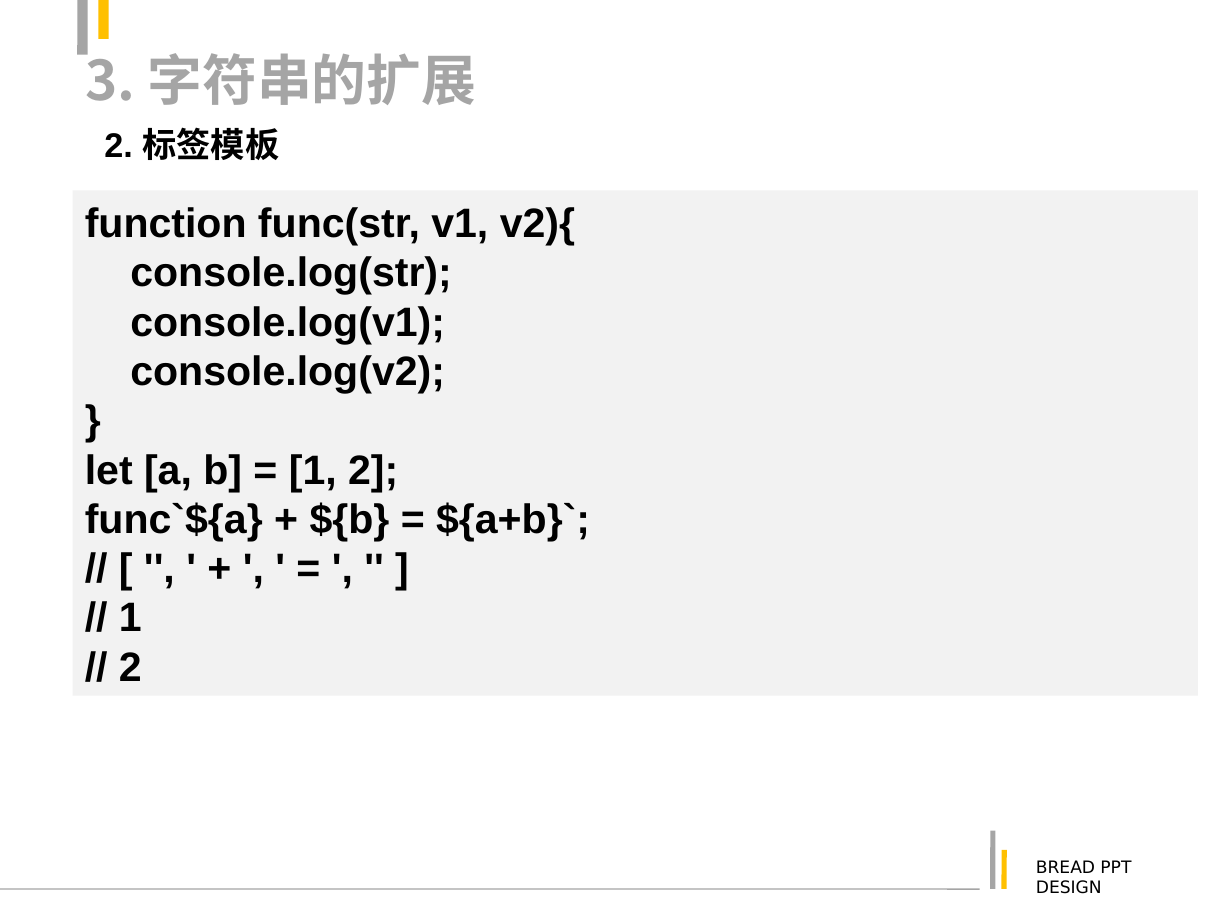
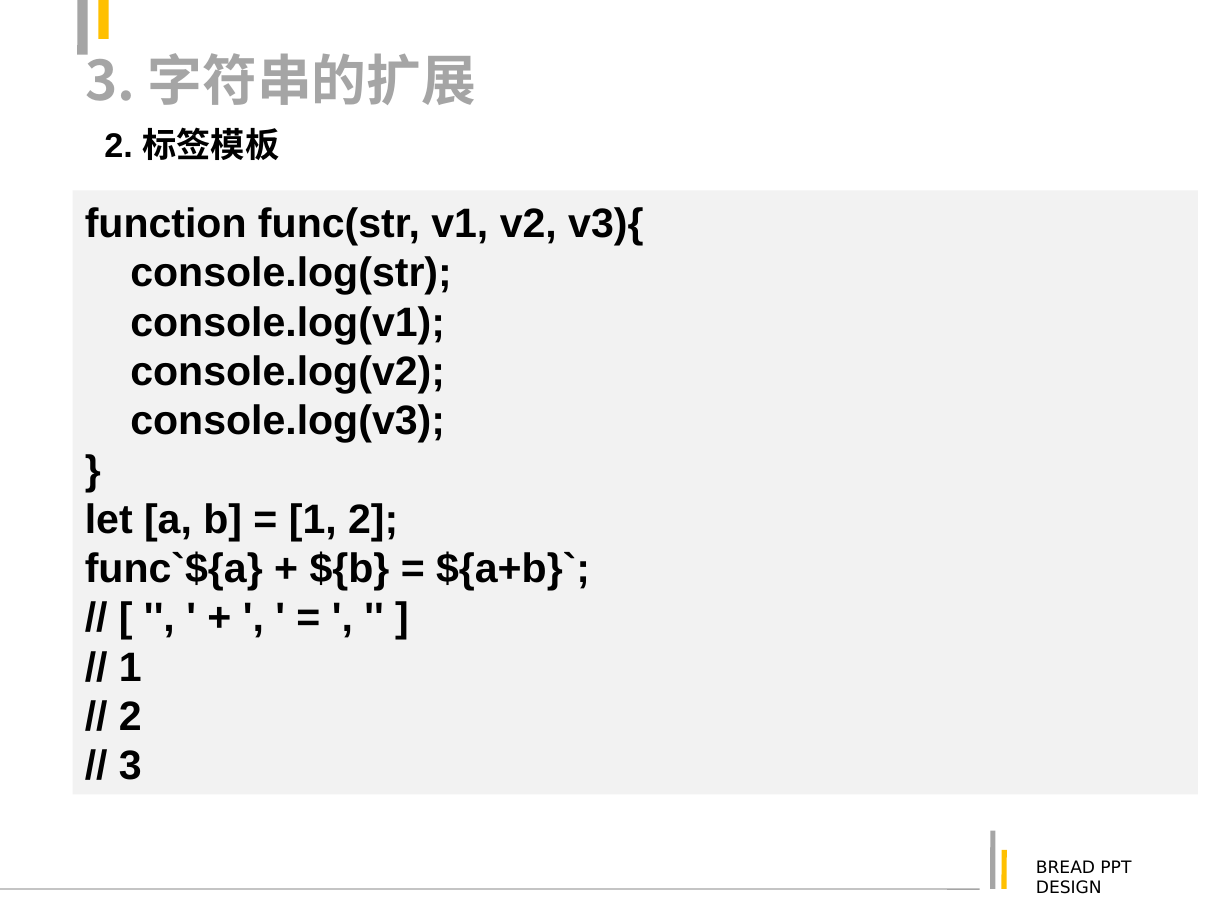
Before and after one commit to justforuse/psae-es6, a slide deck: slide 24 of es6.ppt. Drawn at 1232x924 pixels with LibreOffice and Linux fonts; fonts in the diff are those of the drawing. Boxes give left, top, right and bottom in pixels: in the first picture for what was removed or moved away, otherwise in the second. Text is boxed around its words. In the diff, an @@ line names an element or a change of style, - is before the commit and + after.

```diff
--- a/es6.ppt
+++ b/es6.ppt
@@ rectangle "function func(str, v1, v2, v3){": place and size @@
-rectangle "function func(str, v1, v2, v3){" at [73, 191, 1198, 696]
+rectangle "function func(str, v1, v2, v3){" at [73, 191, 1198, 795]
@@ text in rectangle at [85, 207, 643, 246]: text changed @@
-function func(str, v1, v2){
+function func(str, v1, v2, v3){
@@ text in rectangle at [130, 404, 445, 443]: paragraph added @@
+console.log(v3);
@@ text in rectangle at [119, 750, 142, 780]: paragraph added @@
+// 3
```
Also in this commit, not shown: 2 other files.
